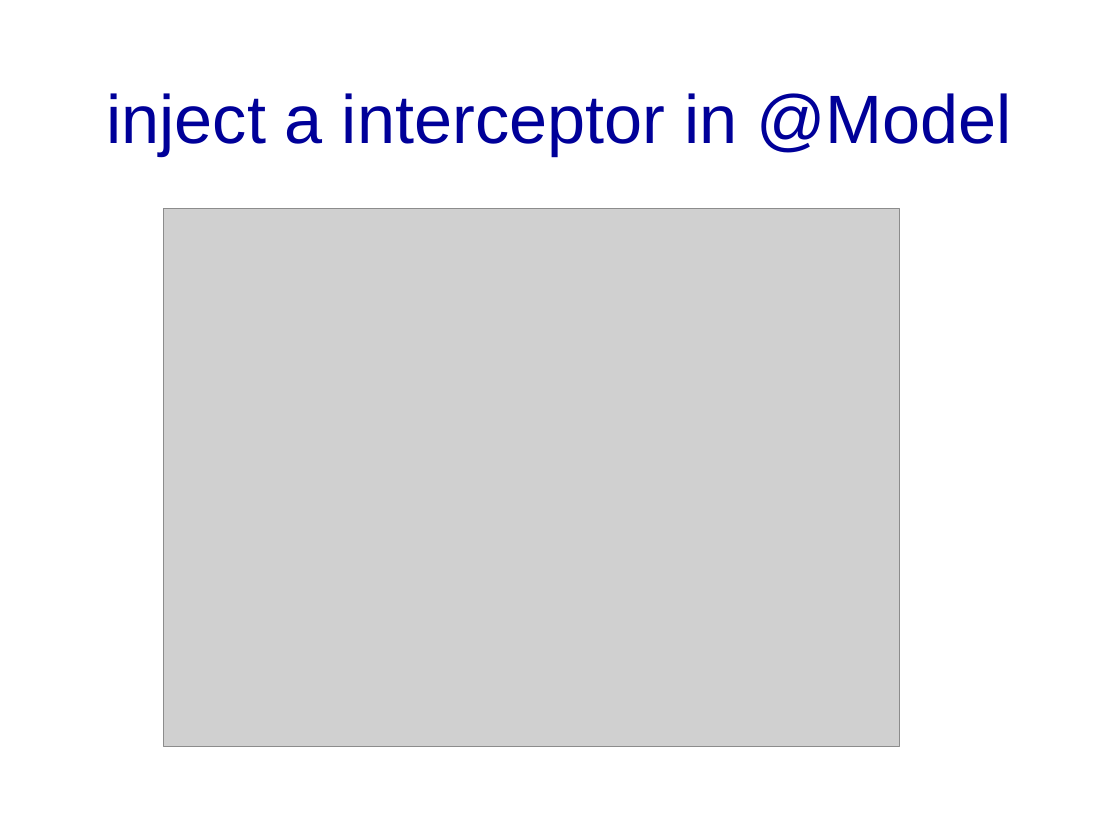
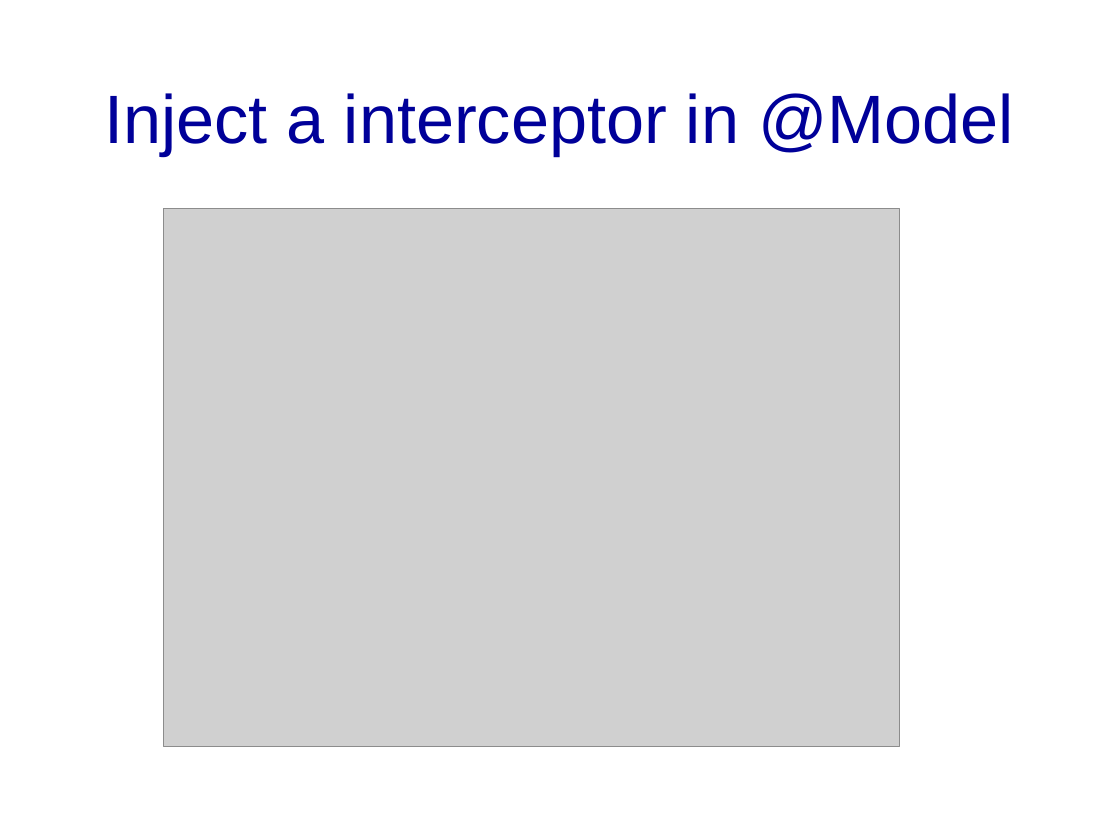
Before and after one commit to banq/jdonframework, a slide deck: slide 51 of doc/english/JdonFramework.ppt (slide 60 before the commit). Drawn at 1120x840 pixels with LibreOffice and Linux fonts; fonts in the diff are those of the drawing; grey boxes stand for pictures; background and template pictures are left out. Boxes give left, top, right and bottom in pixels: in the first picture for what was removed or moved away, otherwise in the second. Text is boxed around its words. In the diff, an @@ line names an element or a change of style, - is before the commit and + after.

```diff
--- a/doc/english/JdonFramework.ppt
+++ b/doc/english/JdonFramework.ppt
@@ title at box(104, 93, 1014, 156): text changed @@
-inject a interceptor in @Model
+Inject a interceptor in @Model
```
Also in this commit, not shown: 22 other slides changed, 8 slides added, 17 slides removed, 2 other files.
